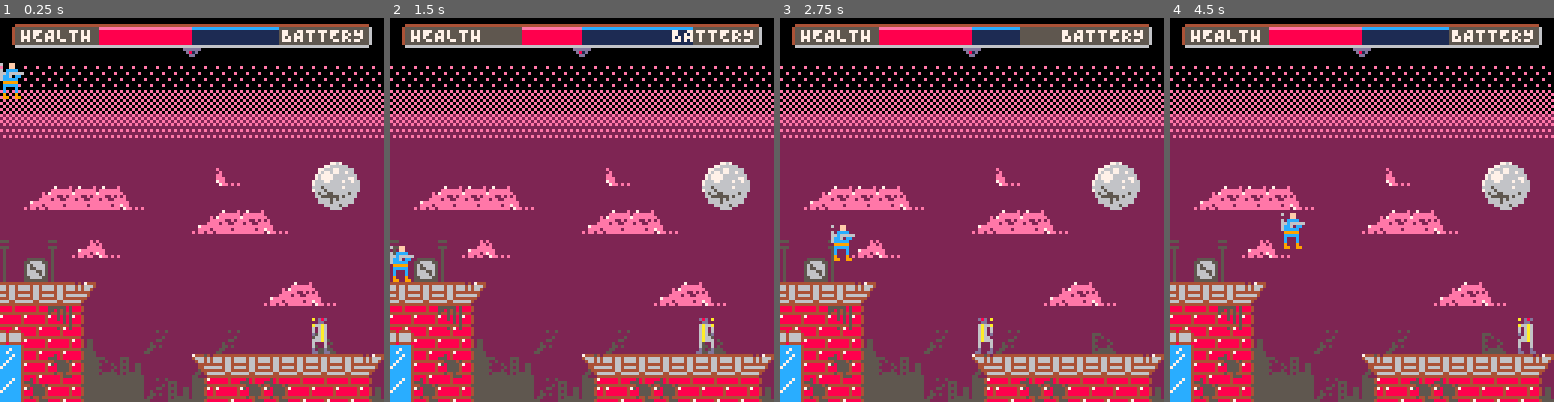
Above: before the commit, frames 1-4 (left to right).
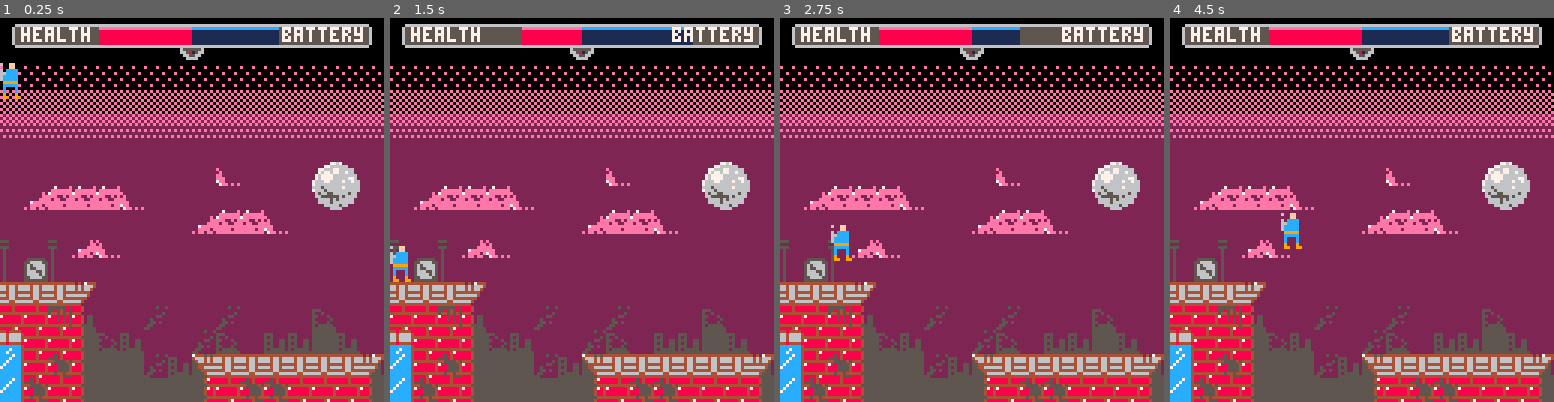
Above: after the commit, the same moments.

Repository: evanminto/ludum-dare-44
Game: PICO-8 cartridge ludum-dare-44.p8
The game is run twice, just before and just after one commit, with the same random seed, the same clock (stepped at 60 frames per second) and the same inputs.
Inputs:
- Up to frame 1 (0.25 s): no input
- Up to frame 2 (1.5 s): tap X (X key) at 0.33, 1.07 s; tap O (Z key) at 0.7 s
- Up to frame 3 (2.75 s): hold Right 1.6-2.1 s; tap O (Z key) at 1.7, 2.1, 2.5 s; tap X (X key) at 1.85 s; hold Up 2.15-2.42 s; hold Right from 2.47 s (still down)
- Up to frame 4 (4.5 s): tap O (Z key) every 0.4 s from 2.9 to 4.1 s; tap X (X key) at 2.97, 4.08 s; release Right at 3.03 s; hold Left 3.08-3.58 s; hold Right from 4.02 s (still down)

The runs differ from the first frame. In frame 1, 5.6% of the frame differs, in the area x 2-100%, y 1-100%; in frame 2, 5.6%; in frame 3, 5.7%; in frame 4, 5.7%, in the area x 3-100%, y 1-100%.

Commit message:
2nd level added (untested)

Diff:
--- a/ludum-dare-44.p8
+++ b/ludum-dare-44.p8
@@ -50,7 +50,7 @@
   falldmgamount = 10,
   atkdmgamount = 10,
   hitstuntime = 30,
-  hitstunflashframerate = 4,
+  hitstunflashframerate = 2,
 
   -- player time
   maxtime = 58,
@@ -63,13 +63,13 @@
   conversiontime = 5,
 
   -- enemies
-  enemyspeed = 1,
+  enemyspeed = 1.25,
   -- allow the player to visually collide without getting hurt
   enemyhitboxinset = {3,2},
 
   -- ui
-  healthtext = 'HEALTH',
-  timetext = 'BATTERY',
+  healthtext = 'health',
+  timetext = 'battery',
 }
 
 -- class.lua
@@ -619,7 +619,7 @@
   if self.movingr then
     newpos = self.pos:add(vector(config.enemyspeed, 0))
 
-    -- TODO: Fix weird math here
+    -- todo: fix weird math here
     if not isobstacle(newpos.x + self.width - 2, newpos.y + self.height + 1) then
       self.movingr = false
       self.movingl = true
@@ -628,7 +628,7 @@
   elseif self.movingl then
     newpos = self.pos:add(vector(-config.enemyspeed, 0))
 
-    -- TODO: Fix weird math here
+    -- todo: fix weird math here
     if not isobstacle(newpos.x - 1 + 2, newpos.y + self.height + 1) then
       self.movingr = true
       self.movingl = false
@@ -891,8 +891,42 @@
 
 
 
+…(34 lines of a section not shown)…
 __gff__
-0000010101010303030001030300000000000000030301030101010303000000000000000000010100000003030000000000000101010101040810200000000001010000000000000000000000000000010100000000000000000000000000000000000000000000000000000000000000000000000000000000000000000000
+0000010101010303030001030300000000000000030301030101010303000000000000000000010100000003030000000000000101010101040810200000000001010000000000000000000000000000010100000000000000000000000000000000000000000000000000000000010100000000000000000000000000000101
 0000000000000000000000000000000000000000000000000000000000000000000000000000000000000000000000000000000000000000000000000000000000000000000000000000000000000000000000000000000000000000000000000000000000000000000000000000000000000000000000000000000000000000
 __map__
 0f0f0f0f0f0f0f0f0f0f0f0f0f0f0f0f0f0f0f0f0f0f0f0f0f0f0f0f0f0f0f0f0f0f0f0f0f0f0f0f0f0f0f0f0f0f0f000000000000000000000000000000000000000000000000000000000000000000000000000000000000000000000000000000000000000000000000000000000000000000000000000000000000000000
@@ -900,160 +934,160 @@
 0f0f0f0f0f0f0f0f0f0f0f0f0f0f0f0f0f0f0f0f0f0f0f0f0f0f0f0f0f0f0f0f0f0f0f0f0f0f0f0f0f0f1a0f0f0f0f000000000000000000000000000000000000000000000000000000000a00000000000000000000000000000000000000000000000000000000000000000000000000000000000000000000000000000000
 0f0f0f0f0f0f0f0f0f0f0f0f0f0f0f0f0f0f0f0f0f0f0f0f0f0f0f0f0f0f0f0f0f0f0f0f0f0f0f0f0f0f1a0f0f0f0f000000000000000000000000000000000000000000000000000000001a38000000000019000000000000000000000000000000000000000000000000000000000000000000000000000000000000000000
 0f0f0f0f0f0f0f0f0f0f0f0f0f0f0f0f0f0f0f0f0f0f0f0f0f0f0f0f0f0f0f0f0f0f0f0f0f0f0f0f0f0f1a0f0f0f0f000000000000000000000000000000000000000000000000000000060707080f0f060707080000000000000000000000000000000000000000000000000000000000000000000000000000000000000000
-0f0f0f0f0f0f0f0f0f0f0f0f0f0f0f0f0f0f0f0f0f0f0f0f0f0f0f0f0f0f0f0f0f0f0f0f0f0f0f0f0f0f1a0f0f0f0f000000000000000000000000000000000000000000000000000000161515180f19161514180000000000000000000000000000000000000000000000000000000000000000000000000000000000000000
-0f0f0f0f0f0f0f0f0f0f0f0f0f0f0f0f0f0f0f0f0f0f0f0f0f0f0f0f0f0f0f0f0f0f0f0f0f0f0f0f0f0f190f38190f000000000000000000000000000000000000000000000000000006070707070707070707070800000000000000000000000000000000000000000000000000000000000000000000000000000000000000
+0f0f0f0f0f0f0f0f0f0f0f0f0f0f0f0f0f0f0f0f0f0f0f0f0f0f0f0f0f0f0f0f0f0f0f0f0f0f0f0f0f0f1a0f0f0f0f000000000000000000000000000000000000000000000000000000161515183b19161514180000000000000000000000000000000000000000000000000000000000000000000000000000000000000000
+0f0f0f0f0f0f0f0f0f0f0f0f0f0f0f0f0f0f0f0f0f0f0f0f0f0f0f0f0f0f0f0f0f0f0f0f0f0f0f0f0f0f193b38190f000000000000000000000000000000000000000000000000000006070707070707070707070800000000000000000000000000000000000000000000000000000000000000000000000000000000000000
 0f0f0f0f0f0f0f0f0f0f0f0f0f0f0f0f0f0f0f0f0f0f0f0f0f0f0f0f0f0f0f0f0f0f0f0f0f0f0f0f0f060707070708000000000000000000000000000000000000000000000000000000061717141717141417080000000000000000000000000000000000000000000000000000000000000000000000000000000000000000
 0f0f0f0f0f0f0f0f0f0f0f0f0f0f0f0f0f0f0f0f0f0f0f0f0f0f0f0f0f0f0f0f0f0f0f0f0f0f0f0f0f161417171518000000000000000000000000000000000000000000000607080000160b0c170b0c170b0c1800000000000f0f0f0f0f0f0f0f0f0f0f0f0f0f0f0f0000000000000000000000000000000000000000000000
 0a0f0a0f0f0f0f0f0f0f0f0f0f0f0f0f0f0f0f0f0f0f0f0f0f0f0f0f0f0f0f0f0f0f0f0f0f0f0f0f0f16170b0c1718000000000000000000000000000000000000000000001617180000161b1c171b1c151b1c1800000000000f0f0f0f0f0f0f0f0f0f0f0f0f0f0f0f0000000000000000000000000a00000000000000000000
-1a191a0f0f0f0f0f0f0f0f0f0f0f0f0f0f0f0f0f0f0f0f0f0f0f0f0f0f0f0f0f0f3b0f0f0f0607070707171b1c1708000000000000000000000000000000000000000000001617180000161b1c151b1c171b1c1800000000000f0f0f0f0f0f0f0f0f0f0f0f0f0f0f0f0000000000000000000000001a00000000000000000000
-070707080f0f0f0f0f0f0f0f0f0f0f0f0f0f0f19190f0f0f0f380f0f0f0f0f060707080f0f1615171717152b2c1718000000000000000000000000000000000000000006070815180000161b1c171b1c151b1c1800000000000f0f0f0f0f0f0f0f0f0f0f0f0f0f0f0f0000000000000a00000000001a00000000000000000000
+1a191a0f0f0f0f0f0f0f0f0f0f0f0f0f0f0f0f0f0f0f0f0f0f0f0f0f0f0f0f0f0f0f0f0f0f0607070707171b1c170800000000000000000000000000000000000000000f3b1617180000161b1c151b1c171b1c1800000000000f0f0f0f0f0f0f0f0f0f0f0f0f0f0f0f0000000000000000000000001a00000000000000000000
+070707080f0f0f0f0f0f0f0f0f0f0f0f0f0f0f19190f3b0f0f380f0f0f0f0f060707080f0f1615171717152b2c1718000000000000000000000000000000000000000006070815180000161b1c171b1c151b1c1800000000000f0f0f0f0f0f0f0f0f0f0f0f0f0f0f0f0000000000000a00000000001a00000000000000000000
 171714180f0f0f0f0f0f0f0f0f0f0f0f0f0f060707070707070707080f0f0f161517180f0f161715171517191917080000000000000000000000000a0000000000000f16141515180000162b2c172b2c172b2c1800000000000f0f0f0f0f0f0f0f0f0f0f0f0f0f0f0f0000000000001a00000000001a00000000000000000000
-0c1717180f0f0f0f0f0f0f0f3b0f380f0f0f161417171717141717180f0f0f161715180f0f161717151717171717180000000000000000000000001a0000000000000f161717171800001607071707071707071800000000000f0f0f0f0f0f0f0f0f0f0f0f0f0f0f190000000000001a00000000001a00000000003a3a3a0000
-1c1715180f0f0f0f06070707070707080f0f160b0c170b0c170b0c180f0f0f161717180f0f161715171717171717080000000000000000000f38191a000000000f0607081717171800001617151714141717141800000000000f0f0f0f0f0f0f380f0f0f0f0f0f06070707080000000700000000000700000000000607070000
-1c1517180f0f0f0f16171515171717180f0f161b1c151b1c171b1c180f0f0f161717180f0f1615171717171717080f000a0000000a0f0f0f06070708000000000f161715171715180000160b0c170b0c170b0c18000a0a19000f0f0f0a0f0f0f0607080f0f0f0f16141417180000001700000000001500000000001617170000
+0c1717180f0f0f0f0f0f0f0f0f0f380f0f0f161417171717141717180f0f0f161715180f0f161717151717171717180000000000000000000000001a0000000000000f161717171800001607071707071707071800000000000f0f0f0f0f0f0f0f0f0f0f0f0f0f0f193b00000000001a00000000001a00000000000f0f0f003a
+1c1715180f0f0f0f06070707070707080f0f160b0c170b0c170b0c180f0f0f161717180f0f161715171717171717080000000000000000000f38191a000000000f0607081717171800001617151714141717141800000000000f0f0f0f0f0f0f380f0f0f0f0f0f06070707080000000700000000000700000000000607070707
+1c1517180f0f0f0f16171515171717180f0f161b1c151b1c171b1c180f0f0f161717180f0f1615171717171717080f000a0000000a0f0f0f06070708000000000f161715171715180000160b0c170b0c170b0c18000a0a19000f0f0f0a0f0f0f0607080f0f0f0f16141417180000001700000000001500000000001617171717
 0f0f0f0f0f0f0f0f0f0f0f0f0f0f0f0f0f0f0f0f0f0f0f0f0f0f0f0f0f0f0f0f0f0f0f0f0f0f0f0f0f0f0f0f0f0f0f000000000000000000000000000000000000000000000000000000000000000000000f0f0f0f000000000f0f0f0f0f0f0f0f0f0f0f0f0f0f0f0f0f0f0f0000000000000000000000000000000000000000
 0f0f0f0f0f0f0f0f0f0f0f0f0f0f0f0f0f0f0f0f0f0f0f0f0f0f0f0f0f0f0f0f0f0f0f0f0f0f0f0f0f0f0f0f0f0f0f00000000000000000000000000000000000f0000000000000000000000000000000000000f0f0000000000000000000000000f0f0f0f0f0f0f0f0f0f0f0f00000000000000000000000000000000000000
 040404040404040404040404040404040404040404040404040404040404040404040404040404040404040404040404040404040404040404040404040404040404040404040404040404000000000000000000000000000000000000000000000f00000000000000000f0f0000000000000000000000000000000000000000
-0505050505050505050505050505050505050505050505050505050505050505050505050505050505050505050505050505050505050505050505050505050505050505050505050505050000000000000000000000000000000000000000000000000000000000000000000000000000000000000000000000000000000000
-0303030303030303030303030303030303030303030303030303030303030303030303030303030303030303030303030303030303030303030303030303030303030303030303030303030000000000000000000000000000000000000000000000000000000000000000000000000000000000000000000000000000000000
-0202020202020202020202020202020202020202020202020202020202020202020202020202020202020202020202020202020202020202020202020202020202020202020202020202020000000000000000000000000000000000000000000000000000000000000000000000000000000000000000000000000000000000
-0202020202020202023502020240410202020202020202020202020233343434350202020202333502023334343434350202020202020202020202020202020202020202020202020202020000000000000000000000000000000000000000000000000000000000000000000000000000000000000000000000000000000000
-0233343434350202020202020250510202020202333502020202023334343434343535020202020202020202020202020202020202020202020202020202020202020202020202020202020000000000000000000000000000000000000000000000000000000000000000000000000000000000000000000000000000000000
-0202020202020202333434350202020202020202020202020202020202020202020202020202020202020202020202020233343502263334350202020202333502020202020202023335020000000000000000000000000000000000000000000000000000000000000000000000000000000000000000000000000000000000
-0202023335020202020202020202020202020202020202020202020202020202020202020202020202020202020202020202020253020202020202020202020202020202020202020202020000000000000000000000000000000000000000000000000000000000000000000000000000000000000000000000000000000000
-0202020202020202020202020202020202020202020202020202020202020202333502020202020202020202020202020202026202640202020202020202020202020233343434350202020000000000000000000000000000000000000000000000000000000000000000000000000000000000000000000000000000000000
-0233020202020202020202333435020202023334343502020202020202020202020202020202020202020202020202020202620202026402020202020202020202020202020202020202020000000000000000000000000000000000000000000000000000000000000000000000000000000000000000000000000000000000
-0202360202020202020202020202020202020202020202020202020202020202020202333435020202020202022602020262020202360264020202020202022602260202020202020202020000000000000000000000000000000000000000000000000000000000000000000000000000000000000000000000000000000000
-2636373602022602022602020227020202020202025302020202020202020202020233343434350202020202360202026276733676767376757676020202273636020202020202020202020000000000000000000000000000000000000000000000000000000000000000000000000000000000000000000000000000000000
-2737373727360202262702363637360202020202620264020202020202262626020202020202020202020236370202627373737373737373735376762636373737020202020226260202360000000000000000000000000000000000000000000000000000000000000000000000000000000000000000000000000000000000
-3737373737372636373737373737373602367071737373757636020227272702020202020226262602363637377071737373737373737370717375763637373737363636363636363636370000000000000000000000000000000000000000000000000000000000000000000000000000000000000000000000000000000000
-…(130 lines of a section not shown)…
+0505050505050505050505050505050505050505050505050505050505050505050505050505050505050505050505050505050505050505050505050505050505050505050505050505050000000000000000000000000000060707070707070000000000000000000000000000000000000000000000000000000000000000
+0303030303030303030303030303030303030303030303030303030303030303030303030303030303030303030303030303030303030303030303030303030303030303030303030303030000000000000000000000000000000016171917190000000000000000000000000000000000000000000000000000000000000000
+0202020202020202020202020202020202020202020202020202020202020202020202020202020202020202020202020202020202020202020202020202020202020202020202020202020000000000000000000000000000000006070707070000000000000000000000000000000000000000000000000000000000000000
+0202020202020202023502020240410202020202020202020202020233343434350202020202333502023334343434350202020202020202020202020202020202020202020202020202020000000000000000000000000000000016171717170000000000000000000000000000000000000000000000000000000000000000
+0233343434350202020202020250510202020202333502020202023334343434343535020202020202020202020202020202020202020202020202020202020202020202020202020202020000000000000000000000000000000016171717170000000000000000000000000000000000000000000000000000000000000000
+0202020202020202333434350202020202020202020202020202020202020202020202020202020202020202020202020233343502263334350202020202333502020202020202023335020000000000000000000000000000000006070707070000000000000000000000000000000000000000000000000000000000000000
+02020233350202020202020202020202020202020202020202020202020202020202020202020202020202020202020202020202530202020202020202020202020202020202020202020200000000000000000000000000000000166e6f17170000000000000000000000000000000000000000000000000000000000000000
+02020202020202020202020202020202020202020202020202020202020202023335020202020202020202020202020202020262026402020202020202020202020202333434343502020200000000000000000000000000000000167e7f17170000000000000000000000000000000000000000000000000000000000000000
+02023602020202020202020202020202020233343435020202020202020202020202023334350202020202020226020202026202020264020202020202020226022602020202020202020200000000000000000000000000000000160b0b17170000000000000000000000000000000000000000000000000000000000000000
+26363736020226020226020202270202020202020253020202020202020202020202333434343502020202023602020202620202023602640202020202022736360202020202020202020200000000000000000000000000000000161b1b17170000000000000000000000000000000000000000000000000000000000000000
+27373737273602022627023636373602020202026202640202020202022626260202020202020202020202363702020262767336767673767576760226363737370202020202262602023600000000000000000000000000000000161b1b17170000000000000000000000000000000000000000000000000000000000000000
+37373737373726363737373737373736023670717373737576360202272727020202020202262626023636373770716273737373737373737353767636373737373636363636363636363700000000000000000000000000000000161b1b17170000000000000000000000000000000000000000000000000000000000000000
+37373737373737373737373737373737373737373737373737373636373737757670767053535376703737373737377373737373737373707173757637373737373737373737373737373700000000000000000000000000000000161b1b17170000000000000000000000000000000000000000000000000000000000000000
+…(130 lines of a section not shown)…
Not shown, changed: 72 lines of the sprite sheet (__gfx__) section of ludum-dare-44.p8
Not shown, changed: the sound effects (__sfx__) section of ludum-dare-44.p8
